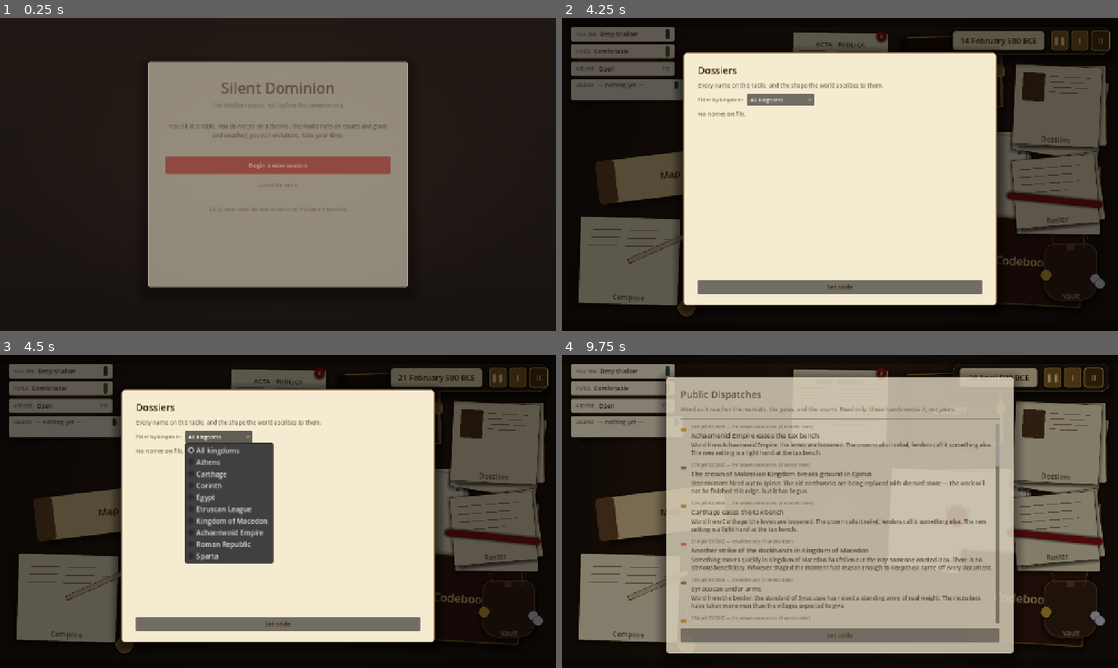
Above: before the commit, frames 1-4 (two rows, left to right).
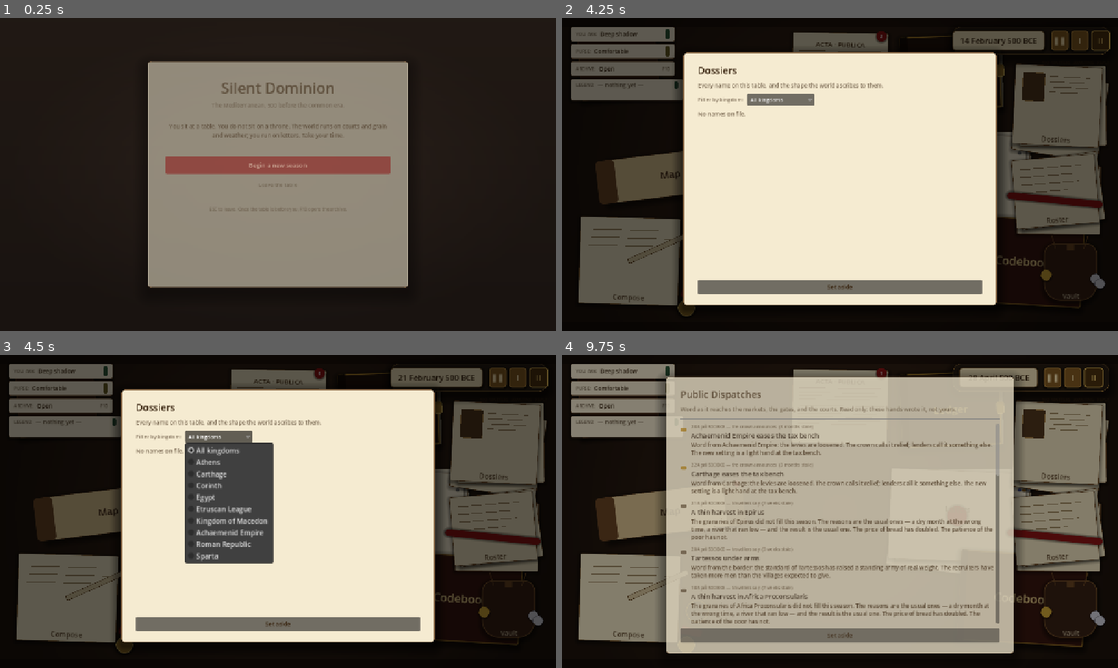
Above: after the commit, the same moments.

Repository: sweetpickle-24/silent-dominion
Game: Godot game, scene res://scenes/title/title.tscn
Two runs of this game, one before a commit and one after it. Both use one fixed random seed, a clock stepped at 60 frames per second and the inputs below.
Inputs (mouse positions are in pixels of both pictures, inside the frame that each line leads up to):
- Up to frame 1 (0.25 s): no input
- Up to frame 2 (4.25 s): click "Begin a new season" at 0.5 s; click "❚❚" at 1.25 s; click "I" at 2 s; click "II" at 2.75 s; tap Enter at 3.5 s; move the mouse to (962, 158) at 3.52 s; hold D from 3.53 s (still down); tap 1 at 3.6 s; click (962, 158) at 3.67 s; tap Space at 3.77 s
- Up to frame 3 (4.5 s): release D at 4.25 s; click "All kingdoms" at 4.25 s
- Up to frame 4 (9.75 s): click "Set aside" at 5 s; tap Space at 5.75, 8.75 s; drag from (728, 527) to (812, 574) at 5.77 s; tap Enter at 6.5, 9.5 s; move the mouse to (895, 442) at 6.52 s; hold D 6.53-7.25 s; tap I at 6.6 s; click (840, 467) at 7.27 s; click "Set aside" at 8 s; drag from (812, 574) to (673, 464) at 8.77 s; move the mouse to (1006, 558) at 9.52 s; tap N at 9.6 s

Frames 1-3 are identical in both runs. In frame 4, 5.3% of the frame differs, in the area x 21-79%, y 6-86%.

Commit message:
feat: low-fidelity AI for off-camera regions (§9.6)
New Fidelity autoload reports per-kingdom coverage tier (low if
PlayerPicture visibility is below COLD_THRESHOLD, high otherwise).
The simulation in low-fidelity kingdoms still runs in full —
treasuries fail, rulers die, wars get declared, battles resolve —
but flavour-tier dispatches are suppressed for the public scroll:

  - ruler decrees (court colour)
  - plot-brewing whispers (useless without a host there anyway)
  - failed assassination attempts (rumour, not record)
  - non-ruler natural deaths (unless the deceased was a former host)
  - construction ground-breaking (the ribbon-cutting still fires)

Structural events (war, peace, succession, regency, fiscal crisis,
plague, famine, battle, war outcome, tax change, building completion)
remain visible regardless of coverage. Fidelity also keeps a 24-month
rolling history per kingdom and emits a single catch-up dispatch
when coverage crosses cold→warm — the spec's "recent history of
decisions becomes available" on extending intelligence into a
previously dark region. Save/load wired.

Diff:
--- a/project.godot
+++ b/project.godot
@@ -31,6 +31,7 @@
 Purse="*res://scripts/player_purse.gd"
 Finance="*res://scripts/finance_manager.gd"
 Picture="*res://scripts/player_picture.gd"
+Fidelity="*res://scripts/fidelity_manager.gd"
 Rivals="*res://scripts/rival_registry.gd"
 Fingerprints="*res://scripts/fingerprint_library.gd"
 Shadow="*res://scripts/shadow_figure.gd"
--- /dev/null
+++ b/scripts/fidelity_manager.gd
@@ -0,0 +1,148 @@
+extends Node
+## Autoloaded as `Fidelity`. Coverage gating for the autonomous world (§9.6).
+##
+## Most of the world is not under the player's eye. The simulation
+## still runs there — wars get declared, rulers die, treasuries fail —
+## but the *texture* of what happens (court decrees, plot whispers,
+## the deaths of minor advisors) is suppressed for kingdoms the player
+## has no presence in. This keeps the public scroll from drowning the
+## player in flavour from places they cannot influence, while leaving
+## the structural events visible.
+##
+## Fidelity tier is derived from PlayerPicture coverage:
+##   low   — visibility below COLD_THRESHOLD; flavour suppressed.
+##   high  — visibility at or above COLD_THRESHOLD; everything fires.
+##
+## When a kingdom transitions low → high (the player just got eyes on
+## it), this module synthesises a single catch-up dispatch that
+## summarises the structural events of the last two years there. The
+## spec calls it the "recent history of decisions" the player gets on
+## extending intelligence into a low-fidelity region.
+
+signal fidelity_lifted(kingdom_id: String)
+
+const COLD_THRESHOLD: int = 20
+# Number of months of structural history retained per kingdom.
+const HISTORY_MONTHS: int = 24
+
+# Structural event kinds we keep in the rolling history. Anything not
+# in this list is treated as flavour and may be suppressed by the
+# emitting subsystem if Fidelity.is_low() returns true.
+const STRUCTURAL_KINDS: Array[StringName] = [
+	&"war_declaration", &"peace_declaration", &"war_outcome",
+	&"battle", &"army_shift",
+	&"succession", &"regency_resolved",
+	&"tax_change", &"fiscal_crisis", &"fiscal_recovery",
+	&"plague", &"famine", &"earthquake", &"recovery",
+	&"population_collapse", &"population_boom",
+	&"construction_done",
+]
+
+# kingdom_id -> Array of {abs_day:int, kind:String, headline:String}
+var _history: Dictionary = {}
+
+
+func _ready() -> void:
+	EventBus.public_event.connect(_on_public_event)
+	Picture.visibility_changed.connect(_on_visibility_changed)
+
+
+# --- Public queries ----------------------------------------------------------
+
+func is_low(kingdom_id: String) -> bool:
+	if kingdom_id.is_empty():
+		return false
+	return Picture.score_for(kingdom_id) < COLD_THRESHOLD
+
+
+func is_high(kingdom_id: String) -> bool:
+	return not is_low(kingdom_id)
+
+
+# --- History tracking --------------------------------------------------------
+
+func _on_public_event(event: Dictionary) -> void:
+	var kid: String = String(event.get("kingdom_id", ""))
+	if kid.is_empty():
+		return
+	var kind: StringName = StringName(String(event.get("kind", "")))
+	if not STRUCTURAL_KINDS.has(kind):
+		return
+	var arr: Array = _history.get(kid, [])
+	arr.append({
+		"abs_day":  int(event.get("abs_day", GameClock.absolute_day())),
+		"kind":     String(kind),
+		"headline": String(event.get("headline", "")),
+	})
+	# Trim anything older than HISTORY_MONTHS (~30 days each).
+	var cutoff: int = GameClock.absolute_day() - HISTORY_MONTHS * 30
+	while not arr.is_empty() and int(arr[0]["abs_day"]) < cutoff:
+		arr.pop_front()
+	_history[kid] = arr
+
+
+# --- Catch-up dispatch -------------------------------------------------------
+
+# Track the last known coverage state per kingdom so we only fire a
+# single catch-up on the actual cold→warm transition.
+var _was_cold: Dictionary = {}
+
+
+func _on_visibility_changed(kingdom_id: String, score: int) -> void:
+	var prev_cold: bool = bool(_was_cold.get(kingdom_id, true))
+	var now_cold: bool = score < COLD_THRESHOLD
+	_was_cold[kingdom_id] = now_cold
+	if not prev_cold or now_cold:
+		return
+	_emit_catch_up(kingdom_id)
+	fidelity_lifted.emit(kingdom_id)
+
+
+func _emit_catch_up(kingdom_id: String) -> void:
+	var arr: Array = _history.get(kingdom_id, [])
+	if arr.is_empty():
+		return
+	var k: Kingdom = WorldData.get_kingdom(kingdom_id)
+	var kname: String = k.kingdom_name if k != null else kingdom_id
+	# Take the last several entries — too many drowns the dispatch.
+	var sample: Array = arr if arr.size() <= 5 else arr.slice(arr.size() - 5, arr.size())
+	var lines: Array[String] = []
+	for entry in sample:
+		var line: String = String(entry.get("headline", ""))
+		if line.is_empty():
+			continue
+		lines.append("•  " + line)
+	if lines.is_empty():
+		return
+	var body: String = "Eyes on %s for the first time in years. The recent record, drawn from a fresh operative's report:\n%s" % [
+		kname, "\n".join(lines),
+	]
+	EventBus.public_event.emit({
+		"kind":       &"catch_up",
+		"kingdom_id": kingdom_id,
+		"channel":    "operative",
+		"headline":   "%s: a delayed accounting" % kname,
+		"body":       body,
+		"abs_day":    GameClock.absolute_day(),
+	})
+
+
+# --- Save / load -------------------------------------------------------------
+
+func snapshot() -> Dictionary:
+	var hist: Dictionary = {}
+	for kid in _history.keys():
+		hist[kid] = (_history[kid] as Array).duplicate(true)
+	var was_cold: Dictionary = _was_cold.duplicate(true)
+	return {
+		"history":  hist,
+		"was_cold": was_cold,
+	}
+
+
+func restore(d: Dictionary) -> void:
+	_history.clear()
+	var hist: Dictionary = d.get("history", {})
+	for kid in hist.keys():
+		_history[String(kid)] = (hist[kid] as Array).duplicate(true)
+	_was_cold = (d.get("was_cold", {}) as Dictionary).duplicate(true)
--- a/scripts/infrastructure_manager.gd
+++ b/scripts/infrastructure_manager.gd
@@ -199,13 +199,17 @@
 	_in_progress[p.id] = arr
 
 	project_started.emit(k.id, p.id, kind)
-	EventBus.public_event.emit({
-		"kind":       &"construction_start",
-		"kingdom_id": k.id,
-		"province":   p.id,
-		"headline":   "The crown of %s breaks ground in %s" % [k.kingdom_name, p.province_name],
-		"body":       _start_body(k, p, kind),
-	})
+	# Ground-breaking is colour, not record. A ribbon-cutting (the
+	# "construction_done" event further down) is structural and always
+	# fires. The opener stays quiet for kingdoms we have no eyes on.
+	if Fidelity.is_high(k.id):
+		EventBus.public_event.emit({
+			"kind":       &"construction_start",
+			"kingdom_id": k.id,
+			"province":   p.id,
+			"headline":   "The crown of %s breaks ground in %s" % [k.kingdom_name, p.province_name],
+			"body":       _start_body(k, p, kind),
+		})
 
 
 func _on_task_due(descriptor: Dictionary) -> void:
--- a/scripts/save_manager.gd
+++ b/scripts/save_manager.gd
@@ -163,6 +163,7 @@
 		"population": Population.snapshot(),
 		"armies":    Armies.snapshot(),
 		"infrastructure": Infrastructure.snapshot(),
+		"fidelity":  Fidelity.snapshot(),
 		"events":    RandomEvents.snapshot(),
 		"whispers":  Whispers.snapshot(),
 		"org":       Org.snapshot(),
@@ -203,6 +204,8 @@
 		Armies.restore(blob["armies"])
 	if blob.has("infrastructure"):
 		Infrastructure.restore(blob["infrastructure"])
+	if blob.has("fidelity"):
+		Fidelity.restore(blob["fidelity"])
 	if blob.has("events"):
 		RandomEvents.restore(blob["events"])
 	if blob.has("whispers"):
--- a/scripts/world_ai.gd
+++ b/scripts/world_ai.gd
@@ -181,6 +181,10 @@
 	if today - last < COUP_WARN_COOLDOWN_MONTHS * 30:
 		return
 	if _rng.randf() >= COUP_WARN_CHANCE:
+		return
+	# Plot whispers in a court the player has no eyes on are useless
+	# noise — and the host channel below couldn't fire there anyway.
+	if Fidelity.is_low(plotter.kingdom_id):
 		return
 	_plot_warning_last_day[plotter.id] = today
 	var k: Kingdom = WorldData.get_kingdom(plotter.kingdom_id)
@@ -369,6 +373,11 @@
 # --- Event authors -----------------------------------------------------------
 
 func _emit_decree(ruler: Actor, k: Kingdom) -> void:
+	# Court flavour from a kingdom we have no eyes on is noise — let
+	# the ruler issue their decree, just don't spam the scroll with it
+	# (§9.6 low-fidelity AI).
+	if Fidelity.is_low(k.id):
+		return
 	var decrees_bank: Array[String] = [
 		"orders a new census of able-bodied men",
 		"commands a sacrifice on the grand altar",
@@ -419,15 +428,25 @@
 	var was_host: bool = a.is_host()
 	a.death_year = GameClock.year
 	var title: String = TraitCues.role_title(a.role).to_lower()
-	_publish({
-		"kind":       &"death",
-		"kingdom_id": a.kingdom_id,
-		"actors":     [String(a.id)],
-		"headline":   "%s is no more" % a.given_name,
-		"body":       "Word has travelled from %s. %s, %s, is dead. The manner of it was, as they say, unremarkable: age, at length, comes for all." % [
-			_kingdom_name(a.kingdom_id), _actor_link(a), title,
-		],
-	})
+	# Rulers and dead hosts always make the scroll, regardless of
+	# coverage — a king's death is structural and a turned host is
+	# the player's own intelligence. Other deaths in low-fidelity
+	# kingdoms stay quiet.
+	var announce: bool = (
+		a.role == Actor.Role.RULER
+		or was_host
+		or Fidelity.is_high(a.kingdom_id)
+	)
+	if announce:
+		_publish({
+			"kind":       &"death",
+			"kingdom_id": a.kingdom_id,
+			"actors":     [String(a.id)],
+			"headline":   "%s is no more" % a.given_name,
+			"body":       "Word has travelled from %s. %s, %s, is dead. The manner of it was, as they say, unremarkable: age, at length, comes for all." % [
+				_kingdom_name(a.kingdom_id), _actor_link(a), title,
+			],
+		})
 	EventBus.actor_died.emit(a.id, was_host, &"age")
 	if a.role == Actor.Role.RULER:
 		_handle_succession(a)
@@ -461,6 +480,10 @@
 		})
 		EventBus.actor_died.emit(ruler.id, ruler_was_host, &"assassination")
 	else:
+		# A foiled palace blade in a kingdom the player can't see is
+		# rumour, not record. Don't promote it to the scroll.
+		if Fidelity.is_low(ruler.kingdom_id):
+			return
 		_publish({
 			"kind":       &"assassination_attempt",
 			"kingdom_id": ruler.kingdom_id,
